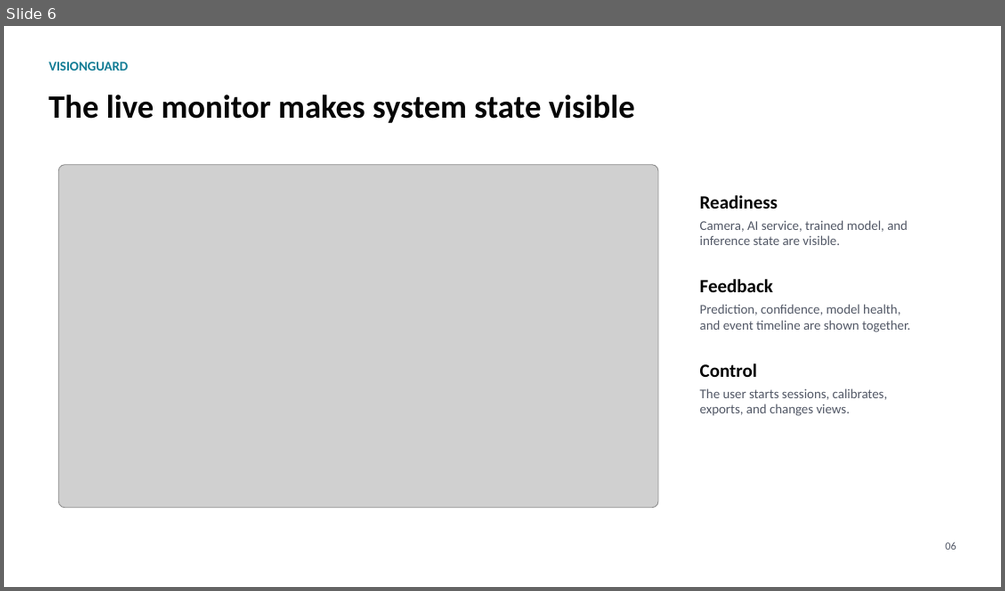
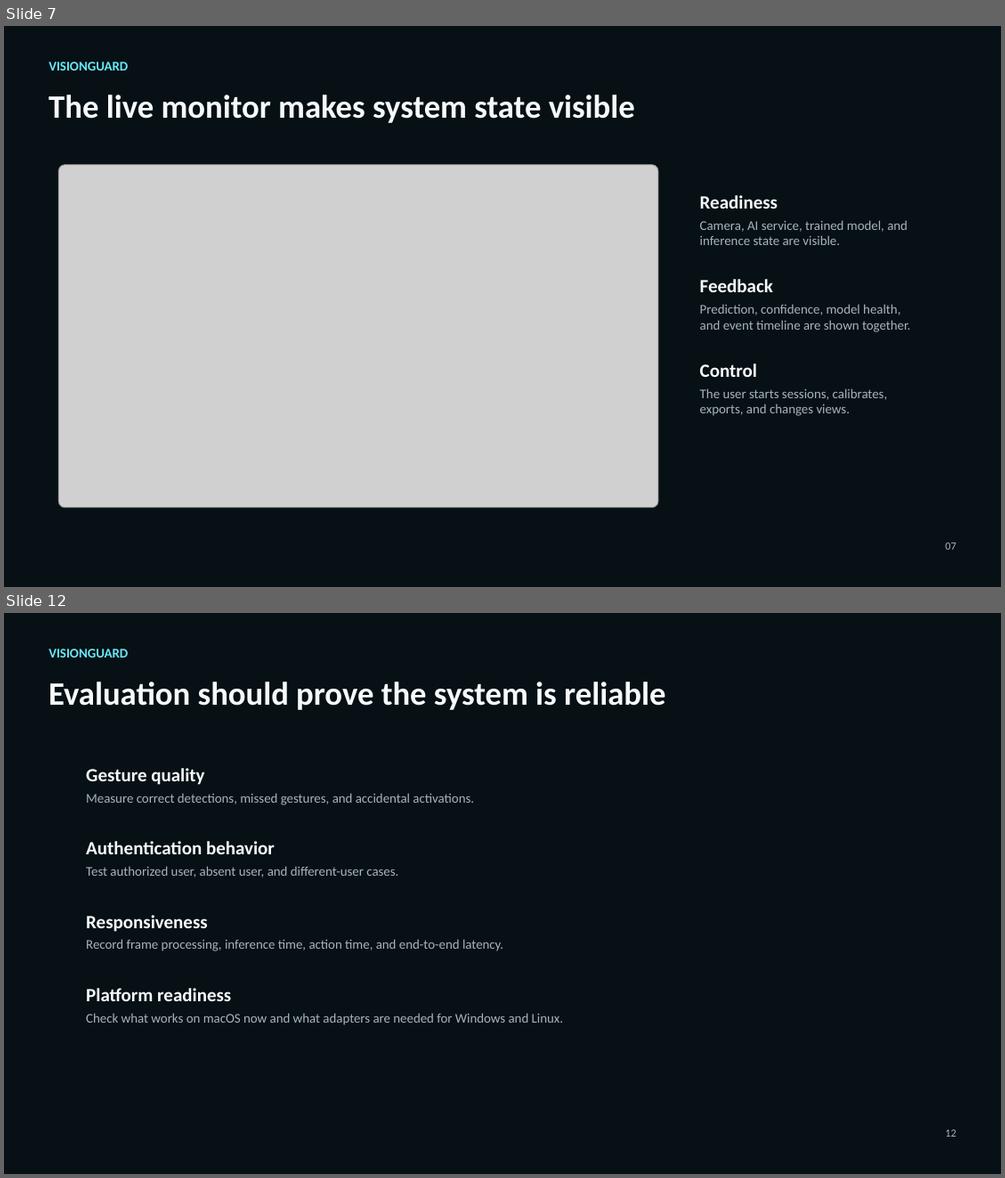
Before and after one commit to StefanPenchev05/VisionGuard, a slide deck: docs/report/visionguard_presentation.pptx. Shown one above the other, each under a label of ours: slide 6 before the commit, slides 7 and 12 after it; the slides between them are not shown. The pictures are 1005x591 and 1005x1178 pixels, drawn with LibreOffice and Linux fonts; fonts in the diff are those of the drawing; grey boxes stand for pictures. Boxes give left, top, right and bottom in pixels: in the first picture for what was removed or moved away, otherwise in the second. Text is boxed around its words. In the diff, an @@ line names an element or a change of style, - is before the commit and + after.

Commit message:
Refactor VisionGuard application architecture

```diff
--- a/docs/report/visionguard_presentation.pptx
+++ b/docs/report/visionguard_presentation.pptx
@@ slide 12 added at <box>4,613,1001,1174</box>, background #071014 @@
@@ rectangle added at <box>4,613,1001,1174</box>, fill #071014, outline #071014 0 pt @@
@@ text added at <box>48,649,128,657</box>, 12.8 pt, text #67E8F9, bold @@
+VISIONGUARD
@@ text added at <box>48,682,665,710</box>, 31.5 pt, text #F5FAFC, bold @@
+Evaluation should prove the system is reliable
@@ text added at <box>86,768,204,785</box>, 18 pt, text #F5FAFC, bold @@
+Gesture quality
@@ text added at <box>86,793,474,805</box>, 12.8 pt, text #A7B3BD @@
+Measure correct detections, missed gestures, and accidental activations.
@@ text added at <box>86,841,275,854</box>, 18 pt, text #F5FAFC, bold @@
+Authentication behavior
@@ text added at <box>86,866,398,877</box>, 12.8 pt, text #A7B3BD @@
+Test authorized user, absent user, and different-user cases.
@@ text added at <box>86,915,208,932</box>, 18 pt, text #F5FAFC, bold @@
+Responsiveness
@@ text added at <box>86,939,503,951</box>, 12.8 pt, text #A7B3BD @@
+Record frame processing, inference time, action time, and end-to-end latency.
@@ text added at <box>86,988,231,1001</box>, 18 pt, text #F5FAFC, bold @@
+Platform readiness
@@ text added at <box>86,1013,563,1025</box>, 12.8 pt, text #A7B3BD @@
+Check what works on macOS now and what adapters are needed for Windows and Linux.
@@ text added at <box>945,1129,955,1136</box>, 10.5 pt, text #A7B3BD @@
+12
@@ what was slide 6 is now slide 7 @@
@@ slide 7 changed as well @@
@@ background #FFFFFF to #071014 @@
@@ rectangle added at <box>4,26,1001,587</box>, fill #071014, outline #071014 0 pt @@
@@ text "VISIONGUARD" at <box>48,62,128,70</box>: text colour #127C95 to #67E8F9 @@
@@ text colour #050505 to #F5FAFC in 4 elements at <box>48,95,635,123</box>, <box>700,195,777,208</box>, <box>700,279,773,292</box>, <box>700,363,757,377</box> @@
@@ text colour #525866 to #A7B3BD in 3 elements at <box>700,220,907,245</box>, <box>700,304,910,332</box>, <box>700,388,887,416</box> @@
@@ text at <box>945,542,955,549</box>: text changed; text colour #525866 to #A7B3BD @@
-06
+07
```
Also in this commit, not shown: 9 other slides changed, 1 other slide added, 51 other files.
